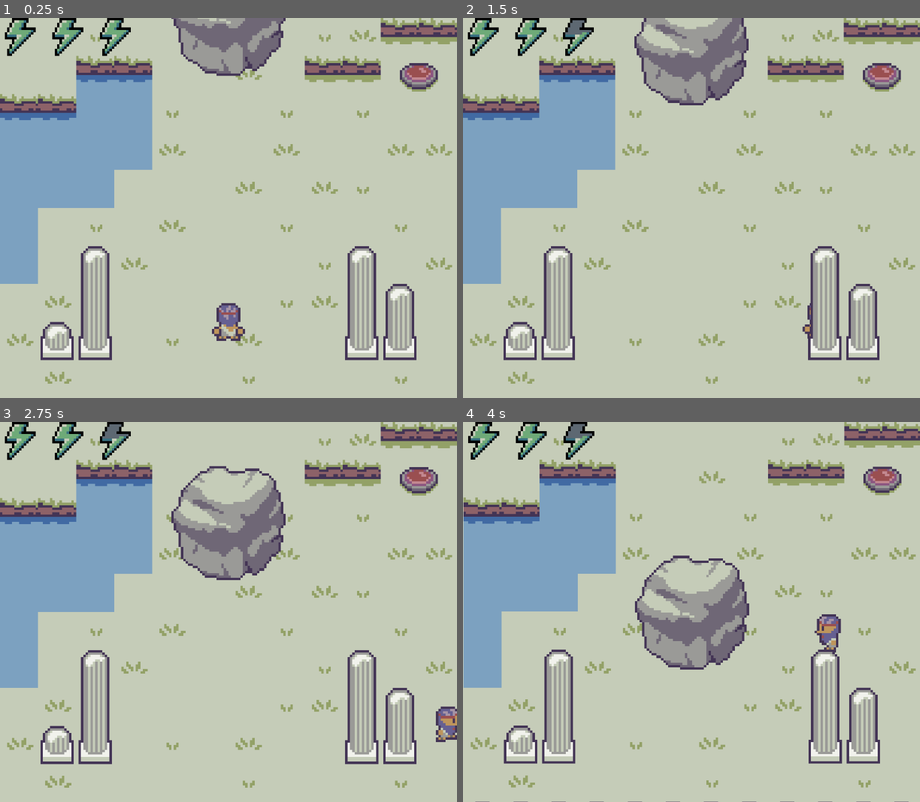
Above: before the commit, frames 1-4 (two rows, left to right).
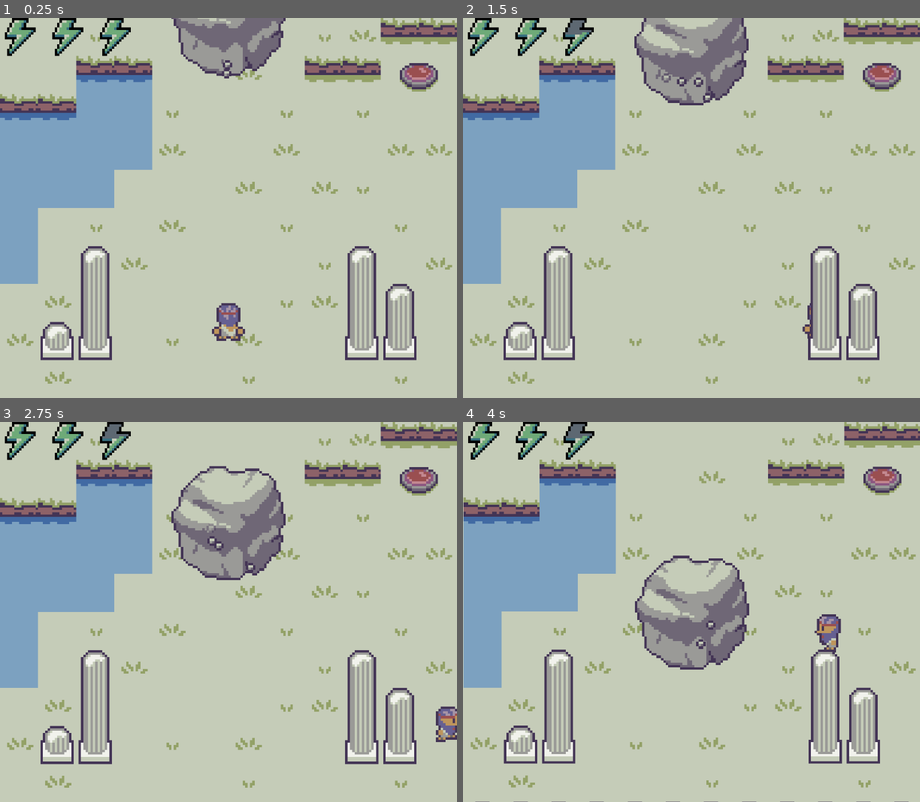
Above: after the commit, the same moments.

Repository: michasng/sisyphus
Game: Godot game, scene res://scenes/game.tscn
Same seed, same stepped clock (60 frames per second), same inputs: the game is played once before the commit and once after it.
Inputs:
- Up to frame 1 (0.25 s): no input
- Up to frame 2 (1.5 s): hold D (right) 0.53-1.28 s; hold Shift (sprint) 0.53-1.28 s; hold S (down) from 1.28 s (still down); tap Shift (sprint) at 1.35 s
- Up to frame 3 (2.75 s): release S (down) at 2.03 s; hold D (right) from 2.03 s (still down); hold Shift (sprint) from 2.03 s (still down)
- Up to frame 4 (4 s): release D (right) at 2.78 s; release Shift (sprint) at 2.78 s; hold W (up) 2.78-3.53 s; tap Shift (sprint) at 2.85 s; hold A (left) from 3.53 s (still down); hold Shift (sprint) from 3.53 s (still down)

The runs differ from the first frame. In frame 1, less than 0.1% of the frame differs, in the area x 48-51%, y 11-16%; in frame 2, 0.1%, in the area x 43-55%, y 14-23%; in frame 3, 0.1%; in frame 4, less than 0.1%.

Commit message:
Add boulder move particles

Diff:
--- a/scenes/boulder.tscn
+++ b/scenes/boulder.tscn
@@ -1,14 +1,36 @@
-[gd_scene load_steps=7 format=3 uid="uid://dl4iogqfx24e5"]
+[gd_scene load_steps=12 format=3 uid="uid://dl4iogqfx24e5"]
 
 [ext_resource type="Script" uid="uid://crvvmruyaiiv2" path="res://scripts/boulder.gd" id="1_7lox5"]
 [ext_resource type="Texture2D" uid="uid://badvcn06a66e6" path="res://resources/textures/boulder.png" id="1_475t6"]
 [ext_resource type="AudioStream" uid="uid://cjwbfx0ad36vj" path="res://resources/sounds/boulder_move.wav" id="3_jrtjv"]
 [ext_resource type="Script" uid="uid://epioxgcm5jlk" path="res://scripts/sound_effect.gd" id="4_jrtjv"]
 [ext_resource type="AudioStream" uid="uid://b4y3hq08t3g0r" path="res://resources/sounds/boulder_stop.wav" id="5_8hte1"]
+[ext_resource type="Texture2D" uid="uid://b55rm7vq2qmh4" path="res://resources/textures/tileset.png" id="6_c7t8v"]
 
 [sub_resource type="CapsuleShape2D" id="CapsuleShape2D_7lox5"]
 radius = 16.0
 height = 44.0
+
+[sub_resource type="AtlasTexture" id="AtlasTexture_xsdet"]
+atlas = ExtResource("6_c7t8v")
+region = Rect2(96, 16, 16, 16)
+
+[sub_resource type="Curve" id="Curve_hs4d4"]
+_data = [Vector2(0, 1), 0.0, 0.0, 0, 0, Vector2(0.738916, 1), 0.0, 0.0, 0, 0, Vector2(1, 0), -3.74006, 0.0, 0, 0]
+point_count = 3
+
+[sub_resource type="CurveTexture" id="CurveTexture_yxu8s"]
+curve = SubResource("Curve_hs4d4")
+
+[sub_resource type="ParticleProcessMaterial" id="ParticleProcessMaterial_se5g7"]
+particle_flag_disable_z = true
+emission_shape = 3
+emission_box_extents = Vector3(8, 0, 0)
+direction = Vector3(0, -1, 0)
+initial_velocity_min = 18.0
+initial_velocity_max = 24.0
+gravity = Vector3(0, 32, 0)
+alpha_curve = SubResource("CurveTexture_yxu8s")
 
 [node name="Boulder" type="CharacterBody2D"]
 collision_layer = 3
@@ -30,3 +52,10 @@
 [node name="StopSoundEffect" type="AudioStreamPlayer2D" parent="."]
 stream = ExtResource("5_8hte1")
 script = ExtResource("4_jrtjv")
+
+[node name="MoveParticles" type="GPUParticles2D" parent="."]
+position = Vector2(0, 24)
+amount = 4
+texture = SubResource("AtlasTexture_xsdet")
+lifetime = 0.8
+process_material = SubResource("ParticleProcessMaterial_se5g7")
--- a/scripts/boulder.gd
+++ b/scripts/boulder.gd
@@ -16,6 +16,8 @@
 		state = value
 		state_timer_seconds = 0.0
 		state_changed.emit(previous_state, state)
+		if _move_particles: # not assigned when exported state is set
+			_move_particles.emitting = state != State.IDLE
 
 @export var max_push_velocity_pixels_per_second := 1.5 * Game.TILE_SIZE_PIXELS
 # nearly as fast as the player can walk
@@ -25,7 +27,8 @@
 @export var stop_roll_y := 0.0
 
 @onready var acceleration_pixels_per_second_squared := max_roll_velocity_pixels_per_second / acceleration_seconds
-@onready var move_sound_effect: SoundEffect = $MoveSoundEffect
+@onready var _move_particles: GPUParticles2D = $MoveParticles
+@onready var _move_sound_effect: SoundEffect = $MoveSoundEffect
 @onready var stop_sound_effect: SoundEffect = $StopSoundEffect
 
 signal state_changed(previous_state: State, current_state: State)
@@ -93,5 +96,5 @@
 
 	if velocity.length() > Game.TILE_SIZE_PIXELS * 0.2:
 		var velocity_fraction = velocity.length() / max_roll_velocity_pixels_per_second
-		move_sound_effect.volume_linear = lerpf(0.3, 1.0, velocity_fraction)
-		move_sound_effect.resume()
+		_move_sound_effect.volume_linear = lerpf(0.3, 1.0, velocity_fraction)
+		_move_sound_effect.resume()
